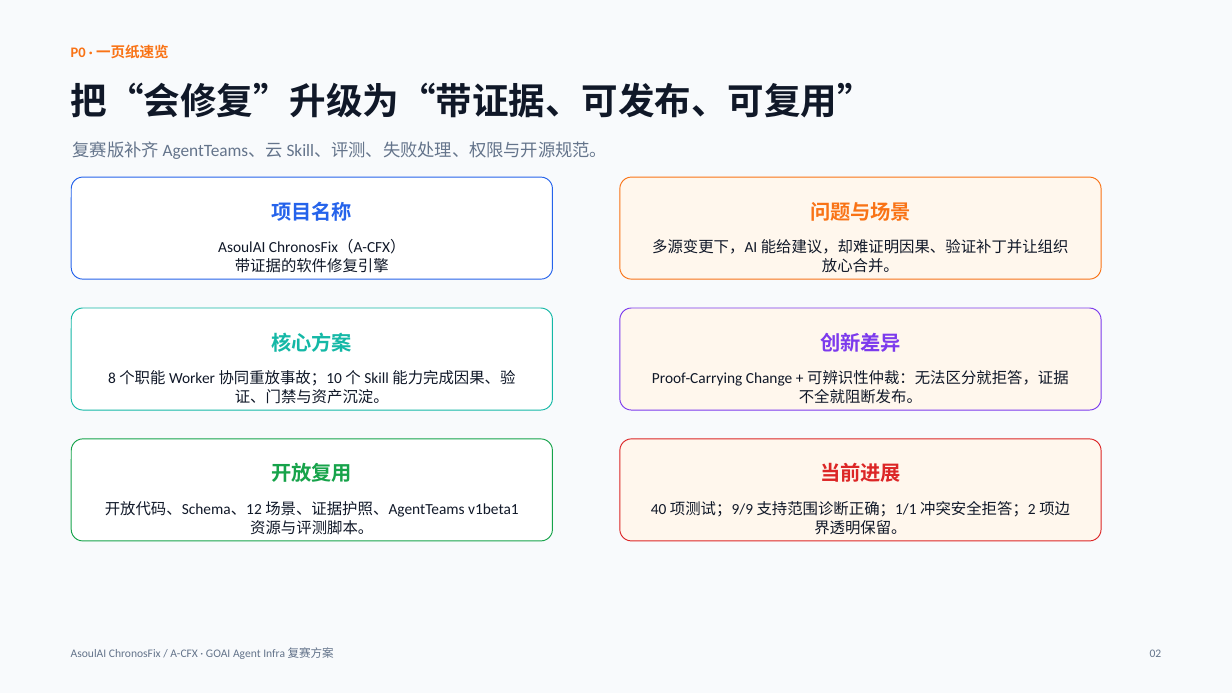
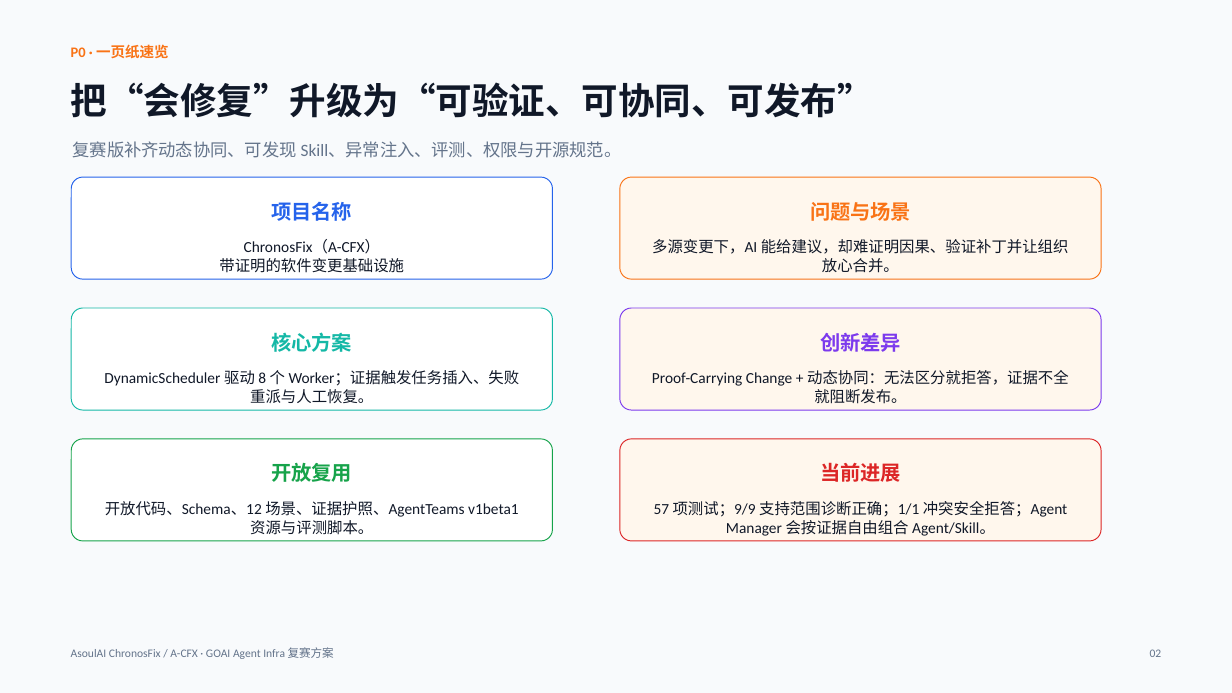
Before and after one commit to ASOUL-Official/asoulai-chronosfix, a slide deck: slide 2 of submission/ChronosFix_复赛方案.pptx. Drawn at 1232x693 pixels with LibreOffice and Linux fonts; fonts in the diff are those of the drawing. Boxes give left, top, right and bottom in pixels: in the first picture for what was removed or moved away, otherwise in the second. Text is boxed around its words. In the diff, an @@ line names an element or a change of style, - is before the commit and + after.

Commit message:
feat: let evidence choose the agent composition

```diff
--- a/submission/ChronosFix_复赛方案.pptx
+++ b/submission/ChronosFix_复赛方案.pptx
@@ text at (71,82,874,118): text changed @@
-把“会修复”升级为“带证据、可发布、可复用”
+把“会修复”升级为“可验证、可协同、可发布”
@@ text at (73,141,622,158): text changed @@
-复赛版补齐 AgentTeams、云 Skill、评测、失败处理、权限与开源规范。
+复赛版补齐动态协同、可发现 Skill、异常注入、评测、权限与开源规范。
@@ text at (219,239,404,273): text changed @@
-AsoulAI ChronosFix（A-CFX）
-带证据的软件修复引擎
+ChronosFix（A-CFX）
+带证明的软件变更基础设施
@@ text at (104,370,520,403): text changed @@
-8 个职能 Worker 协同重放事故；10 个 Skill 能力完成因果、验证、门禁与资产沉淀。
+DynamicScheduler 驱动 8 个 Worker；证据触发任务插入、失败重派与人工恢复。
@@ text at (652,370,1069,404): text changed @@
-Proof-Carrying Change + 可辨识性仲裁：无法区分就拒答，证据不全就阻断发布。
+Proof-Carrying Change + 动态协同：无法区分就拒答，证据不全就阻断发布。
@@ text at (654,501,1067,536): text changed @@
-40 项测试；9/9 支持范围诊断正确；1/1 冲突安全拒答；2 项边界透明保留。
+57 项测试；9/9 支持范围诊断正确；1/1 冲突安全拒答；Agent Manager 会按证据自由组合 Agent/Skill。
```
Also in this commit, not shown: 11 other slides changed, 24 other files.
